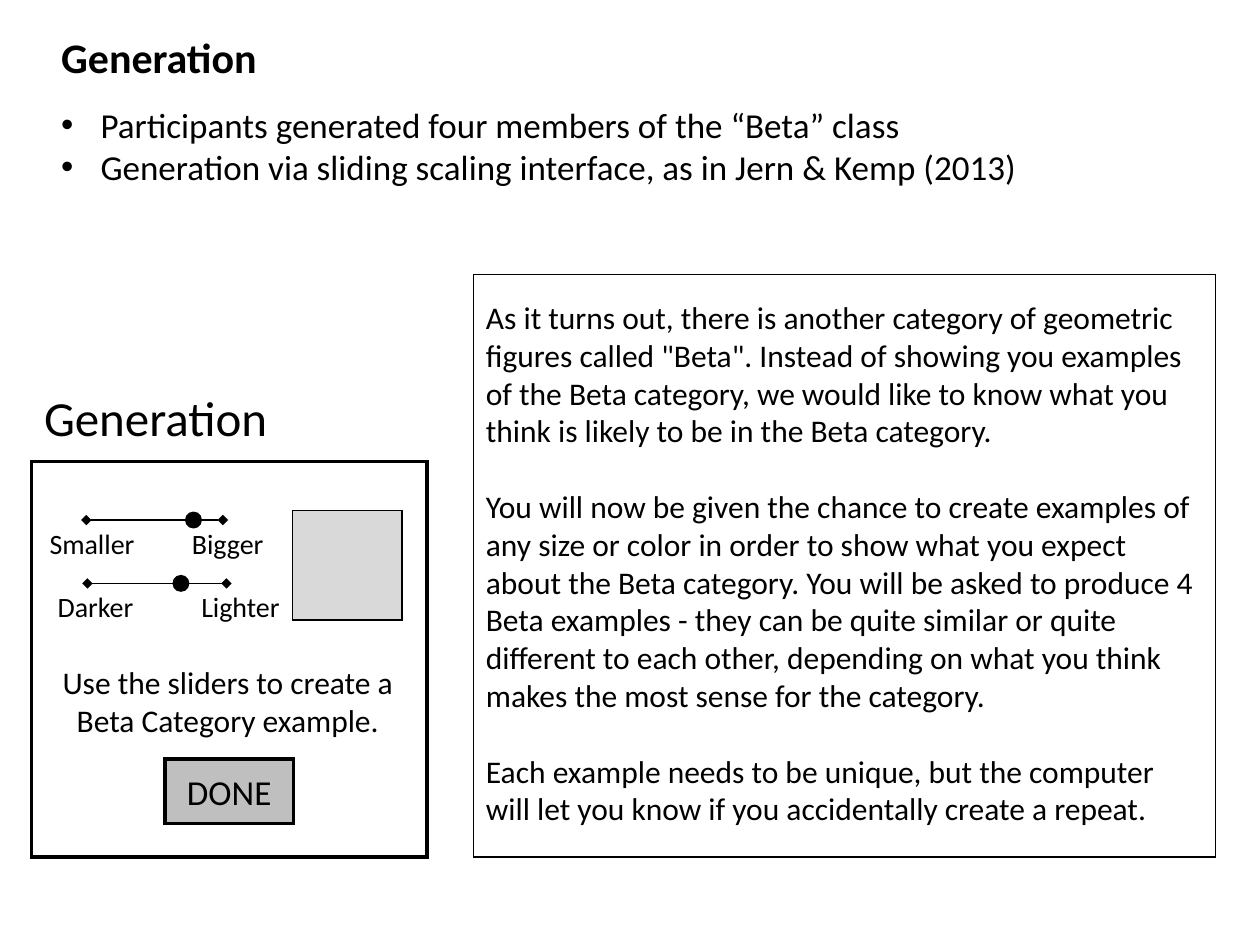
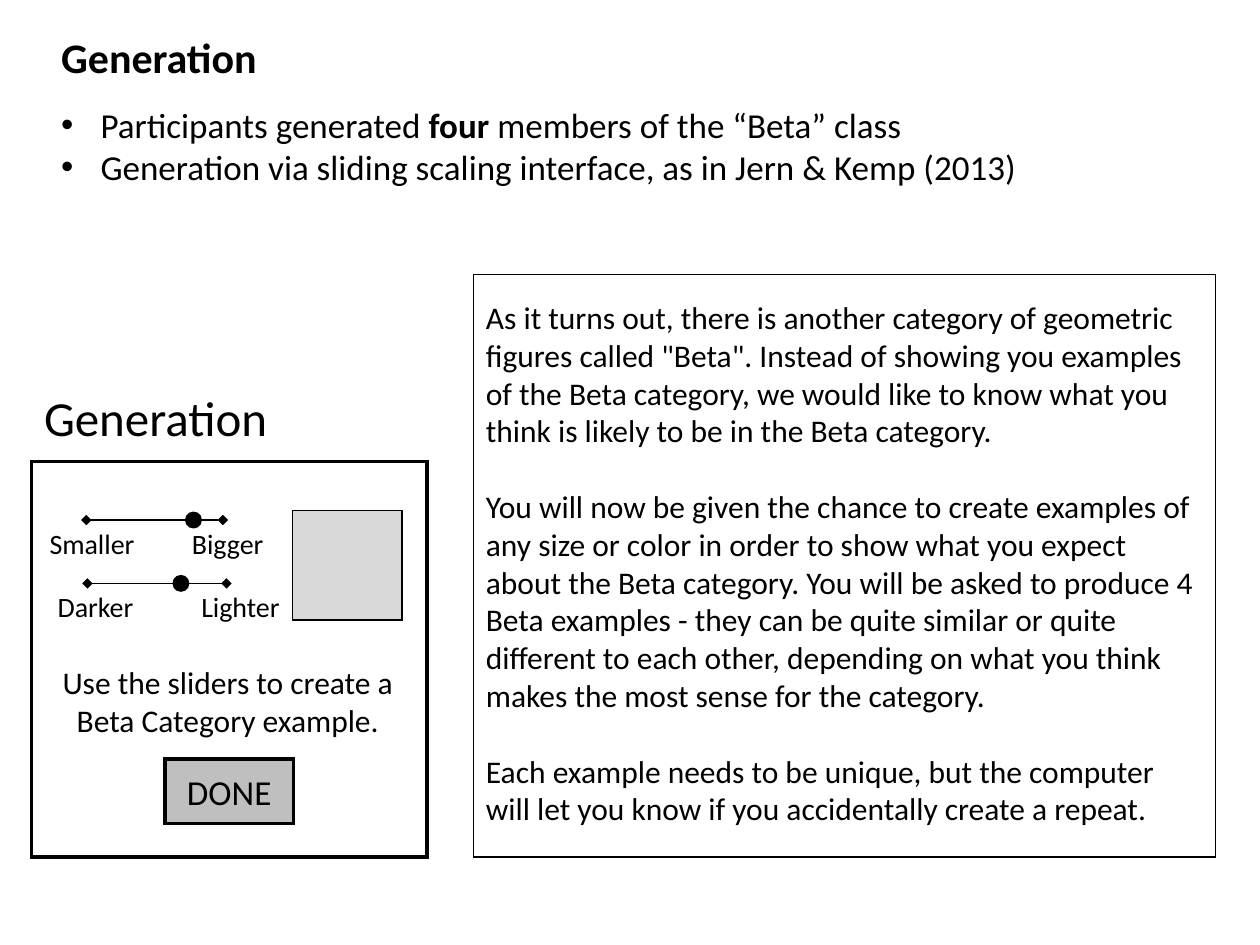
Before and after one commit to AusterweilLab/generating_categories, a slide deck: slide 17 of Presentations/ccn-bbag-march-2-2017.pptx. Drawn at 1260x945 pixels with LibreOffice and Linux fonts; fonts in the diff are those of the drawing. Boxes give left, top, right and bottom in pixels: in the first picture for what was removed or moved away, otherwise in the second. Text is boxed around its words. In the diff, an @@ line names an element or a change of style, - is before the commit and + after.

```diff
--- a/Presentations/ccn-bbag-march-2-2017.pptx
+++ b/Presentations/ccn-bbag-march-2-2017.pptx
@@ text at <box>101,113,901,144</box>: bold on in "four" @@
```
Also in this commit, not shown: 6 other slides changed, 3 slides removed, 1 other file.
